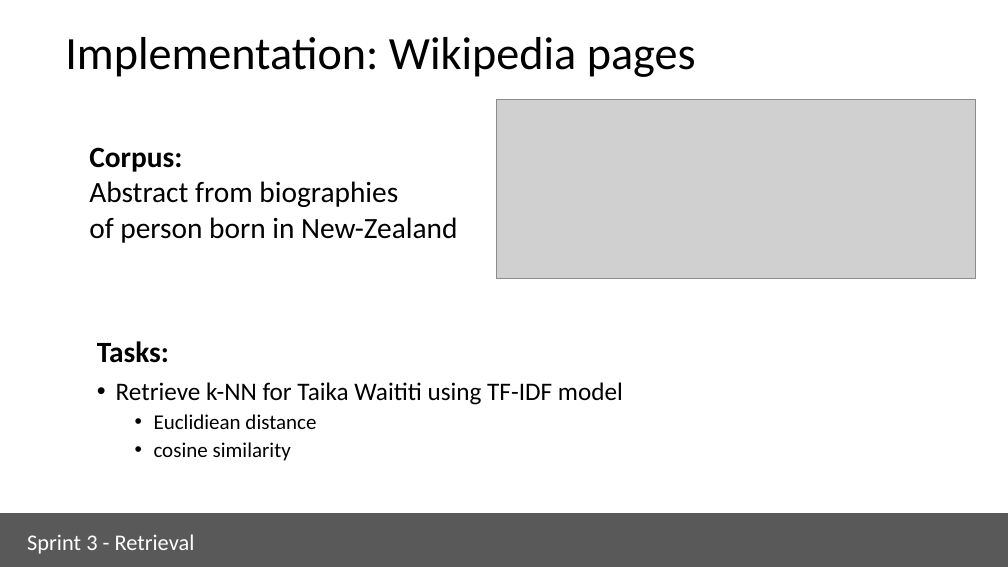
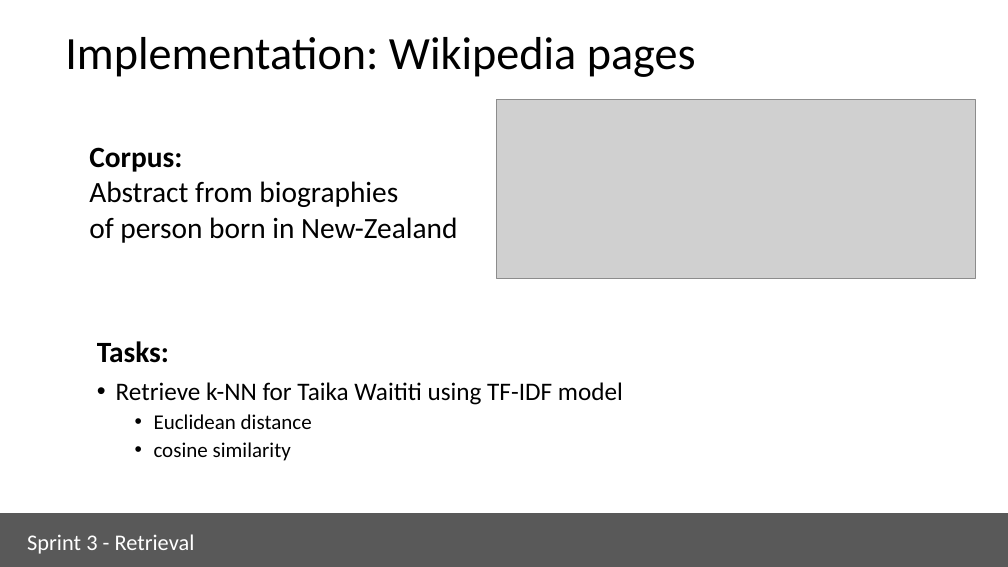
Before and after one commit to ua-dsf/ML_sprint, a slide deck: slide 29 of sprint3_retrieval/module3_retrieval.pptx. Drawn at 1008x567 pixels with LibreOffice and Linux fonts; fonts in the diff are those of the drawing; grey boxes stand for pictures. Boxes give left, top, right and bottom in pixels: in the first picture for what was removed or moved away, otherwise in the second. Text is boxed around its words. In the diff, an @@ line names an element or a change of style, - is before the commit and + after.

```diff
--- a/sprint3_retrieval/module3_retrieval.pptx
+++ b/sprint3_retrieval/module3_retrieval.pptx
@@ text at bbox=[154, 414, 312, 429]: text changed @@
-  • Euclidiean distance
+  • Euclidean distance
```
Also in this commit, not shown: 3 other files.
